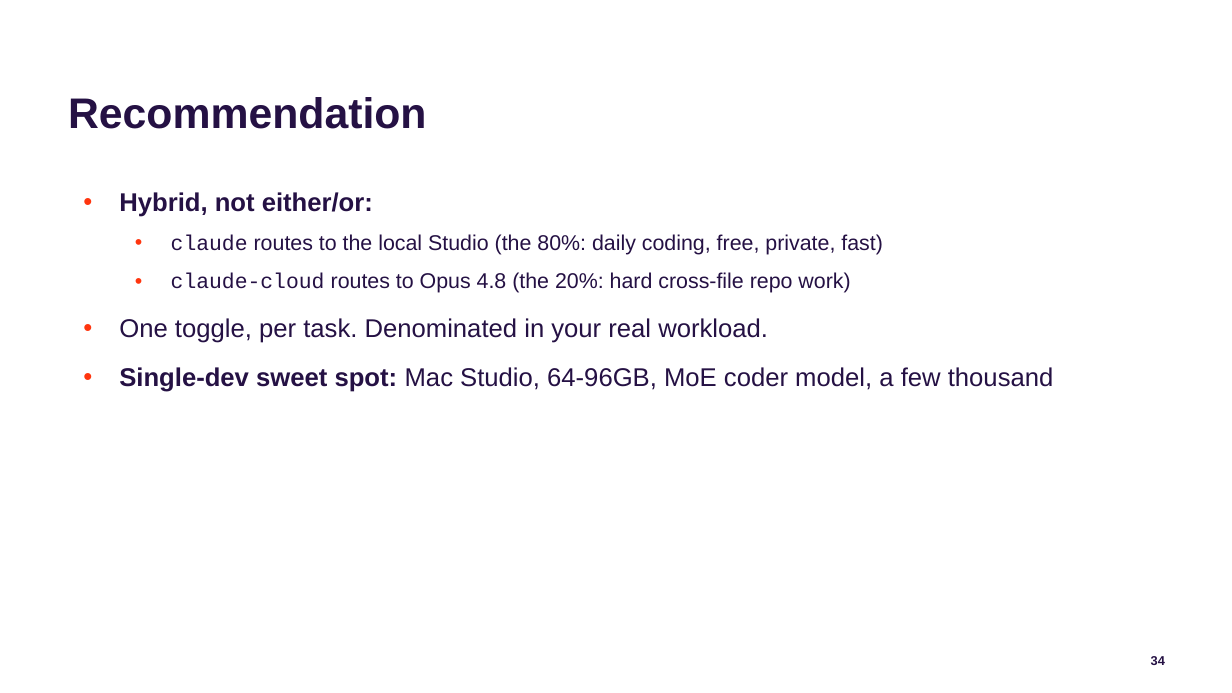
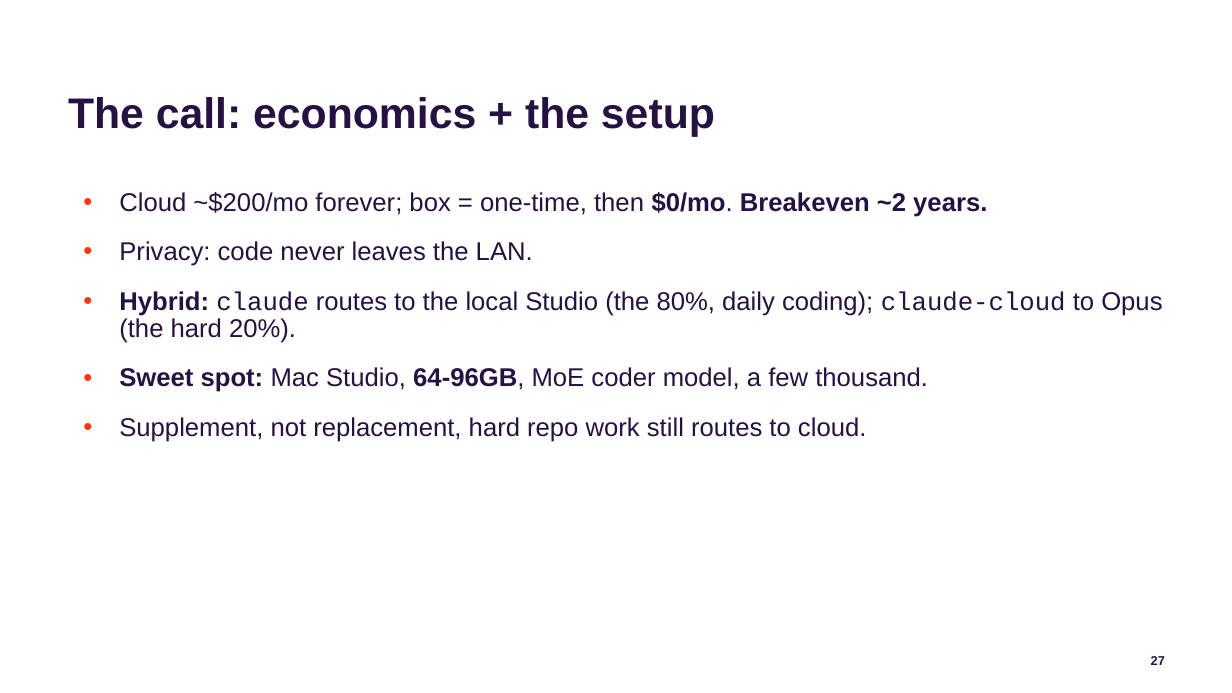
Before and after one commit to jconnolly/local-llm-pi5, a slide deck: slide 27 of local-llm-datasociety.pptx (slide 34 before the commit). Drawn at 1232x693 pixels with LibreOffice and Linux fonts; fonts in the diff are those of the drawing; background and template pictures are left out. Boxes give left, top, right and bottom in pixels: in the first picture for what was removed or moved away, otherwise in the second. Text is boxed around its words. In the diff, an @@ line names an element or a change of style, - is before the commit and + after.

```diff
--- a/local-llm-datasociety.pptx
+++ b/local-llm-datasociety.pptx
@@ title at [68,97,715,136]: text changed @@
-Recommendation
+The call: economics + the setup
@@ text at [119,192,1162,442]: text changed @@
-• Hybrid, not either/or:
-  • claude routes to the local Studio (the 80%: daily coding, free, private, fast)
-  • claude-cloud routes to Opus 4.8 (the 20%: hard cross-file repo work)
-• One toggle, per task. Denominated in your real workload.
-• Single-dev sweet spot: Mac Studio, 64-96GB, MoE coder model, a few thousand
+• Cloud ~$200/mo forever; box = one-time, then $0/mo. Breakeven ~2 years.
+• Privacy: code never leaves the LAN.
+• Hybrid: claude routes to the local Studio (the 80%, daily coding); claude-cloud to Opus (the hard 20%).
+• Sweet spot: Mac Studio, 64-96GB, MoE coder model, a few thousand.
+• Supplement, not replacement, hard repo work still routes to cloud.
@@ page number at [1151,656,1165,665]: text changed @@
-34
+27
```
Also in this commit, not shown: 3 other slides changed, 11 slides removed, 3 other files.
